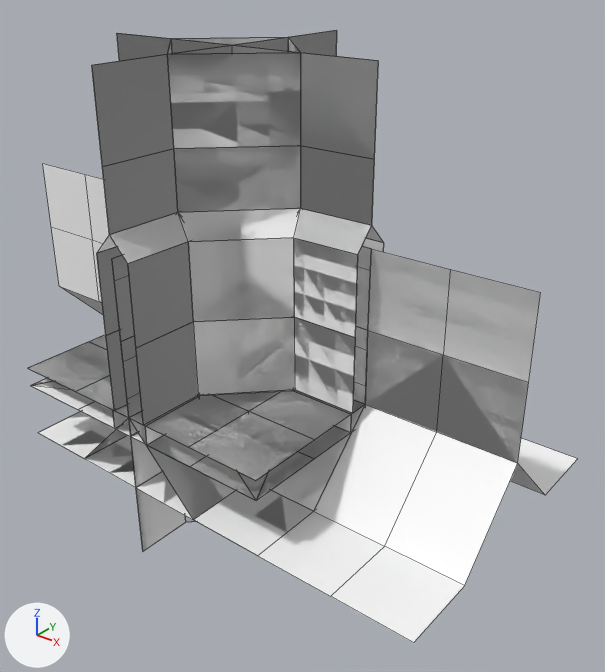
Renders of the FBX model Assets/Daniel_test_01/D_Block_Buildings_01.fbx from each side of a commit.
Both versions are drawn from a 50 mm lens placed at (1.73, -1.84, 1.3), pointed at (0.2, 0.07, 0.11). Lighting does not change. The marker at lower left points along +X, +Y and +Z. Mesh edges are drawn as thin lines. Where no turn or scale is listed for an object, it has been applied to the vertices. Vertices at the same position are counted once.

In view in the first picture: '_109', '_155', '_157', '_1_242', '_1_243', '_1_244', '_1_245', '_1_246', '_1_250', '_1_34', '_1_50', '_3'.
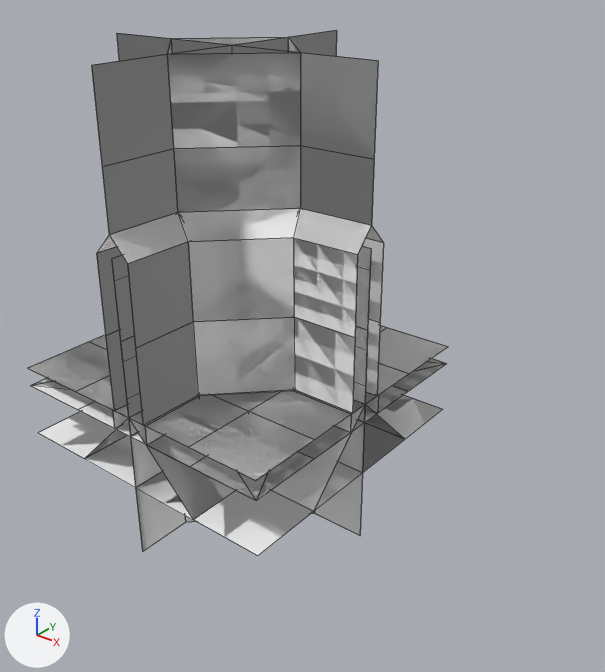
Changed parts and their boxes (x1, y1, x2, y2) in the pictures (605 x 672 px):
'_155', reshaped
    before: (131, 269, 541, 643)
    after: (112, 259, 193, 519)
'_157', reshaped
    before: (113, 249, 577, 495)
    after: (113, 255, 403, 438)
'_109', deleted
    before: (43, 164, 142, 417)
'_39', added
    after: (85, 395, 443, 487)
part 1 of me_mesh_114, deleted
    before: (365, 249, 577, 495)
part 2 of me_mesh_112, deleted
    before: (258, 269, 541, 643)
'_70', unchanged, uncovered by the edit
    after: (194, 462, 362, 555)
'_80', unchanged, uncovered by the edit
    before: (30, 379, 147, 549)
    after: (30, 360, 442, 549)
'_0_6', unchanged, uncovered by the edit
    after: (189, 411, 256, 480)
'_1_254', unchanged, uncovered by the edit
    after: (168, 42, 314, 480)

What changed in the scene script:
```text
Change me_mesh_114:
    where me_mesh_114.from_pydata(...)  # 46 vertices, 37 faces; spans x 0.0..1.0, y -0.5..0.5, z -0.5..0.5
    used by ob_157; location = (0.0, 0.0, 0.0)
    verts and faces of me_mesh_114; kept vertices keep their numbers, new ones are numbered from 46
    before: 0 (0.5, 0.25, -0.25), 1 (0.5, 0.5, -0.25), 6 (0.5, 0.0, 0.5) at pixel (371, 248), 7 (0.5, 0.0, 0.25) at pixel (367, 330), 8 (0.5, 0.0, 0.0) at pixel (365, 404)
    before: 15 (1.0, 0.25, -0.25) at pixel (545, 495), 16 (1.0, 0.0, 0.0) at pixel (517, 463), 17 (0.75, 0.25, -0.25), 18 (0.75, 0.0, 0.0) at pixel (436, 432), 19 (0.75, 0.0, 0.5) at pixel (450, 269)
    before: 20 (0.75, 0.0, 0.25) at pixel (443, 354), 21 (1.0, 0.0, 0.25) at pixel (528, 382), 22 (1.0, 0.0, 0.5) at pixel (540, 292), 23 (1.0, 0.5, -0.25) at pixel (577, 458), 24 (0.75, 0.5, -0.25)
    me_mesh_114 part 1
    add delete_vertices([*range(15, 25)])  # with the faces that use them
Change me_mesh_112:
    where me_mesh_112.from_pydata(...)  # 46 vertices, 37 faces; spans x 0.0..1.0, y -0.5..0.5, z -0.5..0.5
    used by ob_155; location = (0.0, 0.0, 0.0)
    verts and faces of me_mesh_112; kept vertices keep their numbers, new ones are numbered from 46
    before: 0 (0.5, -0.25, -0.25) at pixel (313, 511), 1 (0.5, -0.5, -0.25) at pixel (257, 555), 6 (0.5, 0.0, 0.5) at pixel (371, 248), 7 (0.5, 0.0, 0.25) at pixel (367, 330), 8 (0.5, 0.0, 0.0) at pixel (365, 404)
    before: 15 (1.0, -0.25, -0.25) at pixel (464, 585), 16 (1.0, 0.0, 0.0) at pixel (517, 463), 17 (0.75, -0.25, -0.25) at pixel (384, 546), 18 (0.75, 0.0, 0.0) at pixel (436, 432), 19 (0.75, 0.0, 0.5) at pixel (450, 269)
    before: 20 (0.75, 0.0, 0.25) at pixel (443, 354), 21 (1.0, 0.0, 0.25) at pixel (528, 382), 22 (1.0, 0.0, 0.5) at pixel (540, 292), 23 (1.0, -0.5, -0.25) at pixel (413, 642), 24 (0.75, -0.5, -0.25) at pixel (330, 596)
    me_mesh_112 part 2
    add delete_vertices([*range(15, 25)])  # with the faces that use them
Add me_mesh_129_1:
    me_mesh_129_1.from_pydata(...)  # 30 vertices, 22 faces; spans x -0.5..0.5, y -0.5..0.5, z -0.5..0.5
    me_mesh_129_1.materials.append(mat_numbers)  # its picture is missing
Remove ob_109:
    ob_109 = bpy.data.objects.new('_109', me_mesh_113)
    ob_109.location = (0.0, 0.0, 0.0)
Add ob_39:
    ob_39 = bpy.data.objects.new('_39', me_mesh_129_1)
    ob_39.location = (0.0, 0.0, 0.0)
```
